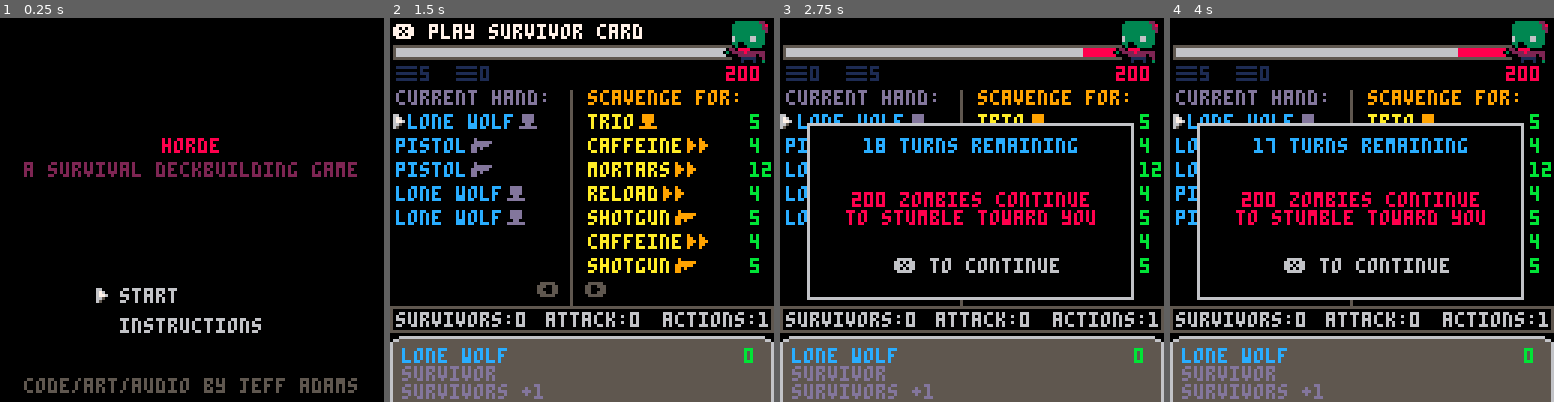
Above: before the commit, frames 1-4 (left to right).
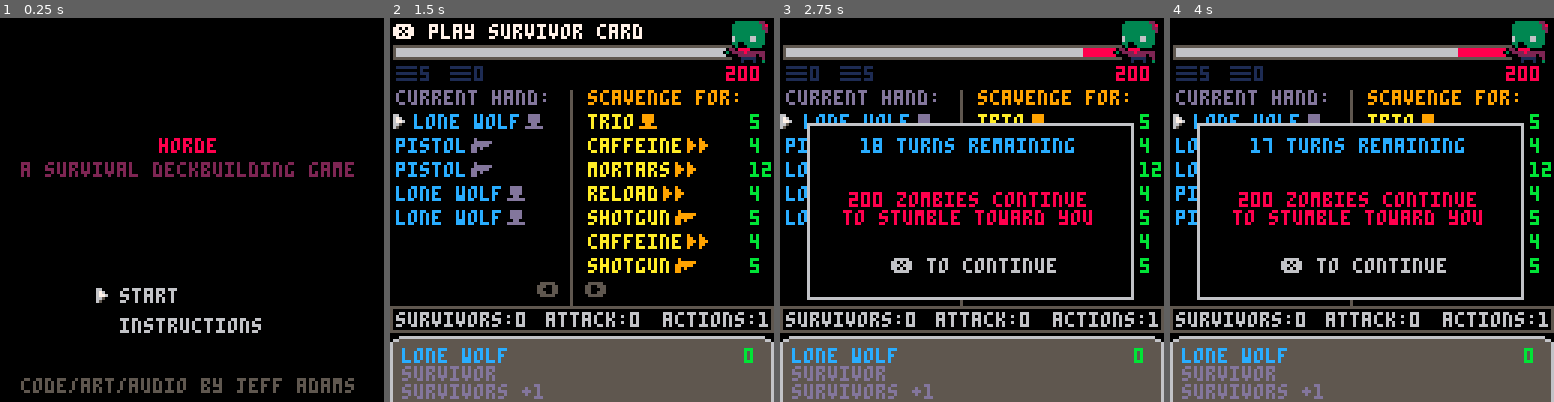
Above: after the commit, the same moments.

Repository: jeff-adams/pico8
Game: PICO-8 cartridge dev/zombie.p8
The game is run twice, just before and just after one commit, with the same random seed, the same clock (stepped at 60 frames per second) and the same inputs.
Inputs:
- Up to frame 1 (0.25 s): no input
- Up to frame 2 (1.5 s): tap X (X key) at 0.33, 1.07 s; tap O (Z key) at 0.7 s
- Up to frame 3 (2.75 s): hold Right 1.6-2.1 s; tap O (Z key) at 1.7, 2.1, 2.5 s; tap X (X key) at 1.85 s; hold Up 2.15-2.42 s; hold Right from 2.47 s (still down)
- Up to frame 4 (4 s): tap O (Z key) at 2.9, 3.3, 3.7 s; tap X (X key) at 2.97 s; release Right at 3.03 s; hold Left 3.08-3.58 s; hold Down 3.63-3.97 s

The runs differ from the first frame. In frame 1, 4.6% of the frame differs, in the area x 5-93%, y 31-98%; in frame 2, 0.7%; in frame 3, 5.8%, in the area x 4-83%, y 12-67%; in frame 4, 5.7%.

Commit message:
Animate card numbers, multi messages, trash selector icon, outline print function

Diff:
--- a/dev/zombie.p8
+++ b/dev/zombie.p8
@@ -7,8 +7,9 @@
 --…………work items………………
 
 --◆juices
---animate ui
---particles
+--animate message change
+--animate card movement
+--particles for trashing
 --animate turn end
 --sfx for attacking
 --splash page pixel art
@@ -23,6 +24,7 @@
 
 function _init()
 	globals()
+	timers()
 	init_scavenge()
 	init_player()
 	change_state(update_menu,draw_menu)
@@ -33,8 +35,12 @@
 end
 
 function _draw()
-	draw_state()
-	draw_debug()
+	if fading>0 then
+		fadeout()
+	else
+		draw_state()
+		draw_debug()
+	end
 end
 -->8
 --initialize
@@ -53,7 +59,8 @@
 	turns=20
 	horde=200
 	current={card={},sel=1,cards=hand}
-	message=nil
+	messages=nil
+	messi=1
 	is_player_turn=true
 	played={}
 	selector={frames={32,33},speed=4}
@@ -63,6 +70,14 @@
 	b={pressed=❎,start=0,action=nil}
 	showncards_start=0
 	cardicons={survivor=3,weapon=4,action=5}
+	numbers={}
+end
+
+function timers()
+	discarding=0
+	fading=0
+	messaging=0
+	turning=0
 end
 
 function create_draw()
@@ -248,8 +263,25 @@
 	horde-=atk
 end
 
-function printc(_text,_y,_c)
-	print(_text,(128-#_text/2*8)/2,_y,_c)
+function printc(_text,_y,_c,_oc)
+	local _x=(127-#_text/2*8)/2
+	if _oc then
+		printo(_text,_x,_y,_c,_oc)
+	else
+		print(_text,_x,_y,_c)
+	end
+end
+
+function printo(_text,_x,_y,_c,_oc)
+	print(_text,_x+1,_y-1,_oc)
+	print(_text,_x+1,_y,_oc)
+	print(_text,_x+1,_y+1,_oc)
+	print(_text,_x,_y+1,_oc)
+	print(_text,_x-1,_y+1,_oc)
+	print(_text,_x-1,_y,_oc)
+	print(_text,_x-1,_y-1,_oc)
+	print(_text,_x,_y-1,_oc)
+	print(_text,_x,_y,_c)
 end
 
 function win_check()
@@ -293,6 +325,7 @@
 
 function trash_action(_amount)
 	current.sel=1
+	selector.frames={34,35}
 	change_state(update_trash,draw_trash)
 end
 
@@ -329,6 +362,26 @@
 	if win==nil then sfx(2) end
 end
 
+function fadeout()
+local _fadespeed=4
+local _fade,_c,_p={[0]=0,17,18,19,20,16,22,6,24,25,9,27,28,29,29,31,0,0,16,17,16,16,5,0,2,4,0,3,1,18,2,4}
+  fading+=1
+  if fading%_fadespeed==1 then
+    for i=0,15 do
+      _c=peek(24336+i)
+      if (_c>=128) _c-=112
+      _p=_fade[_c]
+      if (_p>=16) _p+=112
+      pal(i,_p,1)
+    end
+    if fading==7*_fadespeed+1 then
+      cls()
+      pal()
+      fading=0
+    end
+  end
+end
+
 -->8
 --cards
 
@@ -367,6 +420,7 @@
 end
 
 function discard_card()
+	discarding=time()+1
 	add(discard,current.card)
 	del(hand,hand[current.sel])
 	current.card=current.cards[1]
@@ -386,12 +440,15 @@
 function play_card(_card)
 	if _card.ctype=="survivor" then
 		surv+=_card.val
+		add(numbers,{t="+".._card.val,x=40,y=98,c=12,oc=0,life=30})
 		card_played(_card)
 	elseif _card.ctype=="weapon" then
 		atk+=_card.dmg
+		add(numbers,{t="+".._card.dmg,x=80,y=98,c=12,oc=0,life=30})
 		card_played(_card)
 	elseif acts>0 then
 		acts-=1
+		add(numbers,{t="-1",x=121,y=98,c=12,oc=0,life=30})
 		card_played(_card)
 		for _c in all(_card.actions) do
 			_c.action(_c.val)
@@ -409,6 +466,7 @@
 function scavenge_card(_card)
 	if surv >= _card.cost then
 		surv-=_card.cost
+		discarding=time()+1
 		add(discard,_card)
 		del(scavenge,_card)
 		refresh_scavenge()
@@ -439,6 +497,7 @@
 		_sel=#current.cards
 	end
 	if _sel<=0 then
+		freeze=time()+1
 		change_state(update_freeze,draw_game)
 		current.cards=scavenge
 		_sel=1
@@ -451,6 +510,7 @@
 
 function update_game()
 	if is_player_turn then
+		turning+=1
 		game_btns()
 		if current.card != nil then
 			game_messages()
@@ -458,22 +518,24 @@
 	else
 		discard_hand()
 		init_player()
+		turning=0
 	end
 end
 
 function game_messages()
 	if current.cards==hand then
 		local _ctype=current.card.ctype
-		message="❎ play ".._ctype.." card"
+		messages={"❎ play ".._ctype.." card"}
 		if _ctype == "action" and acts<0 then
-			message="+actions to play card"
+			messages={"+actions to play card"}
 		end
 	elseif current.card.cost<=surv then
-		message="❎ scavenge card"
+		messages={"❎ scavenge card"}
 	elseif current.card.cost>surv then
-		message="+survivors to scavenge card"
-	else
-		message="🅾️ attack zombies and end turn"
+		messages={"+survivors to scavenge card"}
+	end
+	if turning>=600 then
+		add(messages,"🅾️ attack horde and end turn")
 	end
 end
 
@@ -526,8 +588,10 @@
 	if btnp(❎) then
 		sfx(8)
 		if current.sel==1 then
+			fadeout()
 			change_state(update_turn,draw_turn)
 		else
+			fadeout()
 			change_state(update_tutorial,draw_tutorial)
 		end
 	end
@@ -545,6 +609,7 @@
 		change_state(update_game,draw_game)
 		current.cards=scavenge
 		current.sel=1
+		selector.frames={32,33}
 		current.card=scavenge[1]
 	end
 	if btnp(❎) then
@@ -554,6 +619,7 @@
 	end
 	if btnp(🅾️) then
 		sfx(8)
+		selector.frames={32,33}
 		change_state(update_game,draw_game)
 	end
 	if btnp(⬇️) then
@@ -590,11 +656,9 @@
 end
 
 function update_freeze()
-	for i=1,20 do
-	--freeze input
-		flip()
-	end
-	previous_state()
+	if freeze<time() then
+		previous_state()
+	end
 end
 
 function update_confirm()
@@ -605,9 +669,9 @@
 	if btnp(❎) then
 		sfx(8)
 		if current.sel==1 then
+			previous_state()
+		else
 			end_turn()
-		else
-			previous_state()
 		end
 	end
 end
@@ -620,6 +684,7 @@
 	draw_outlines()
 	draw_stats()
 	draw_hand()
+	draw_pile()
 	draw_scavenge()
 	draw_horde()
 	if current.card != nil then
@@ -628,6 +693,7 @@
 		draw_selector(_x,22,8,showncards_start)
 	end
 	draw_message()
+	draw_numbers()
 end
 
 function draw_outlines()
@@ -652,7 +718,6 @@
 end
 
 function draw_hand()
-	print("▤"..#draw.."  ▤"..#discard,2,16,1)
 	print("current hand:",2,24,13)
 	if current.sel>showncards_start+7 then
 		showncards_start=current.sel-7
@@ -664,7 +729,7 @@
 		local _o=showncards_start+i
 		local _card,_x=hand[_o],2
 		if current.sel==_o and current.cards==hand then
-			_x+=4
+			_x+=6
 			print(_card.title,_x,i*8+24,12)
 		else
 			print(_card.title,_x,i*8+24,12)
@@ -672,6 +737,17 @@
 		pal(15,13)
 		spr(cardicons[_card.ctype],#_card.title*4+_x,i*8+22)
 	end
+end
+
+function draw_pile()
+	local _c=1
+	if discarding>time() then
+		local _xoff=flr(#discard/10)>0 and 4 or 0
+		rectfill(19,15,31+_xoff,21,9)
+		_c=10
+	end
+	print("▤"..#draw,2,16,1)
+	print("▤"..#discard,20,16,_c)
 end
 
 function draw_scavenge()
@@ -679,7 +755,7 @@
 	for i=1,#scavenge do
 		local _card,_x=scavenge[i],66
 		if current.sel==i and current.cards==scavenge then
-			_x+=2
+			_x+=4
 			print(_card.title,_x,i*8+24,10)
 		else
 			print(_card.title,_x,i*8+24,10)
@@ -724,8 +800,14 @@
 end
 
 function draw_message()
-	if message!=nil and is_player_turn then
-		print(message,1,2,7)
+	if messages!=nil and is_player_turn then
+		messaging+=1
+		if messaging>45 then
+			messi+=1
+			messi=(messi-1)%#messages+1
+			messaging=0
+		end
+		print(messages[messi],1,2,7)
 	end
 end
 
@@ -777,7 +859,7 @@
 
 function draw_trash()
 	draw_game()
-	message="hold ❎ trash card / 🅾️ finish"
+	messages={"hold ❎ trash card","🅾️ to finish trashing"}
 end
 
 function draw_selector(_x,_yoffset,_space,_shown_start)
@@ -818,10 +900,10 @@
 	color(6)
 	print("messages about controls will",2,92)
 	print("appear at the top of the screen.",2,98)
-	print("some interactions will require",2,104)
+	print("some interactions may require",2,104)
 	print("holding down the button.",2,110)
 
-	printc("hold 🅾️ return to menu",120,5)
+	printc("🅾️ return to menu",120,5)
 end
 
 function draw_popup(_h,_c,_oc)
@@ -832,9 +914,20 @@
 function draw_confirm()
 	draw_popup(40,0,9)
 	printc(cmessage,50,9)
-	print("continue",42,60,5)
-	print("return",42,68,5)
-	draw_selector(34,50,8)
+	print("return",42,62,5)
+	print("confirm end turn",42,70,5)
+	draw_selector(34,52,8)
+end
+
+function draw_numbers()
+	for _k,_v in pairs(numbers) do
+		printo(_v.t,_v.x,_v.y,_v.c,_v.oc)
+		_v.y-=1
+		_v.life-=1
+		if _v.life<=0 then
+			deli(numbers,_k)
+		end
+	end
 end
 __gfx__
 000000000008880000088800000000000000000000000000ffff00000000ffff0000000000000000000000000000000000000000000000000000000000000000
@@ -853,150 +946,151 @@
 655555555555555600000000000000000000000000000000fffff011111002ff0000000000000000000000000000000000000000000000000000000000000000
 655555555555555600000000000000000000000000000000fffff010f01003ff0000000000000000000000000000000000000000000000000000000000000000
 655555555555555600000000000000000000000000000000ffffff00ff00f0ff0000000000000000000000000000000000000000000000000000000000000000
-00000000000000000000000000000000000000000000000000000000000000000000000000000000000000000000000000000000000000000000000000000000
-00000000000000000000000000000000000000000000000000000000000000000000000000000000000000000000000000000000000000000000000000000000
-66000000066000000000000000000000000000000000000000000000000000000000000000000000000000000000000000000000000000000000000000000000
-67600000067600000000000000000000000000000000000000000000000000000000000000000000000000000000000000000000000000000000000000000000
-67760000067760000000000000000000000000000000000000000000000000000000000000000000000000000000000000000000000000000000000000000000
-66500000066500000000000000000000000000000000000000000000000000000000000000000000000000000000000000000000000000000000000000000000
-65000000065000000000000000000000000000000000000000000000000000000000000000000000000000000000000000000000000000000000000000000000
-…(140 lines of a section not shown)…
+00000000000000000000000000066600000000000000000000000000000000000000000000000000000000000000000000000000000000000000000000000000
+00000000000000000000000006600000000000000000000000000000000000000000000000000000000000000000000000000000000000000000000000000000
+66000000066000006666666066666600000000000000000000000000000000000000000000000000000000000000000000000000000000000000000000000000
+67600000067600000656560006565600000000000000000000000000000000000000000000000000000000000000000000000000000000000000000000000000
+67760000067760000656560006565600000000000000000000000000000000000000000000000000000000000000000000000000000000000000000000000000
+66500000066500000656560006565600000000000000000000000000000000000000000000000000000000000000000000000000000000000000000000000000
+65000000065000000656560006565600000000000000000000000000000000000000000000000000000000000000000000000000000000000000000000000000
+00000000000000000666660006666600000000000000000000000000000000000000000000000000000000000000000000000000000000000000000000000000
+…(140 lines of a section not shown)…
